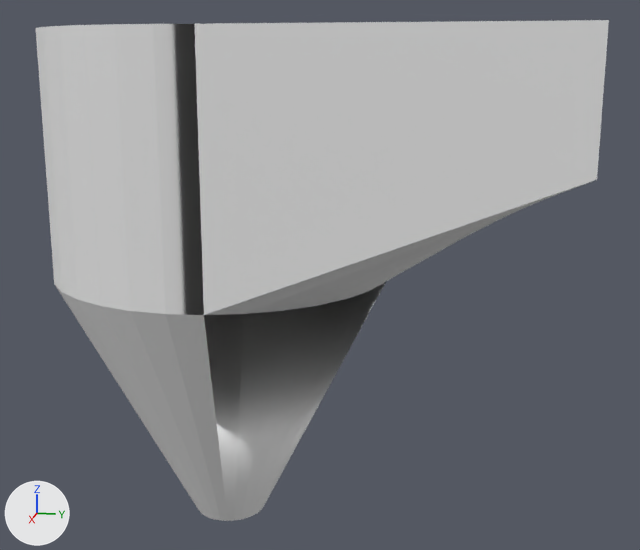
A saved change to the FBX model Assets/funnelwithslide_new.fbx.
Rendered twice from a 50 mm lens placed at (5.03, 1.59, 0.38), pointed at (-0.03, 0.58, -0.89). Every picture has the same lights, and +X, +Y and +Z are marked at lower left. The first picture is the older version. Where no turn or scale is listed for an object, it has been applied to the vertices.

The scene before the commit, as lines of its bpy script (objects in view):
```python
me_cone = bpy.data.meshes.new('Cone')
me_cone.from_pydata(...)  # 114 vertices, 80 faces; spans x -1.0..1.0, y -1.0..2.02, z -0.57..2.4
ob_cone = bpy.data.objects.new('Cone', me_cone)
ob_cone.location = (0.0, 0.0, -1.87)
```
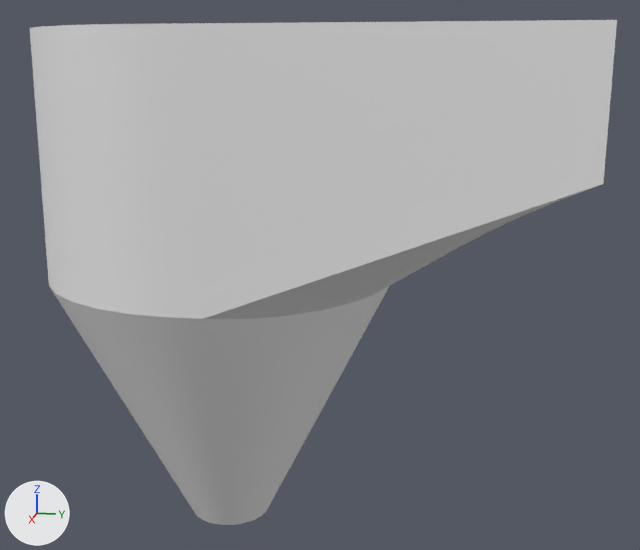
Where the newer file only moved an object's origin or applied its transform, the numbers keep the older frame.

Where the change shows, as pixel boxes (x1, y1, x2, y2) in the pictures (640 x 550 px):
```json
{"object": "Cone", "change": "reshaped", "before": [36, 20, 609, 521], "after": [30, 20, 617, 525]}
{"part": 1, "of": "me_cone", "change": "built on", "before": [36, 24, 386, 521], "after": [30, 20, 617, 525]}
```

The change, as JSON lines over the scene's bpy script:
```json
{"block": "me_cone", "where": "# used by ob_cone; location = (0.0, 0.0, -1.87)"}
{"op": "remove", "block": "me_cone", "code": "me_cone.from_pydata(...)  # 114 vertices, 80 faces; spans x -1.0..1.0, y -1.0..2.02, z -0.57..2.4"}
{"op": "add", "block": "me_cone", "code": "me_cone.from_pydata(...)  # 226 vertices, 226 faces; spans x -1.03..1.03, y -1.03..2.05, z -0.58..2.4"}
{"block": "me_cone", "change": "me_cone part 1"}
{"block": "me_cone", "change": "1 vertex is removed from x 0.35, y 0.35, z 0.0"}
{"block": "me_cone", "change": "50 faces are deleted"}
{"block": "me_cone", "change": "94 vertices are added at x -1.03..1.03, y -1.03..2.05, z -0.58..2.4"}
{"block": "me_cone", "change": "9 new vertices lie (0.0, 0.0, -0.69) away from vertices in x -0.71..0.71, y 2.05, z 2.4"}
{"block": "me_cone", "change": "10 new vertices lie (0.0, 0.0, 1.41) away from vertices in x -0.95..0.95, y -0.95..-0.39, z 0.99"}
{"block": "me_cone", "change": "196 new faces join them"}
```
